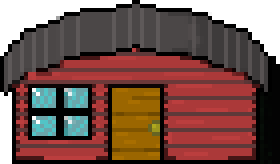
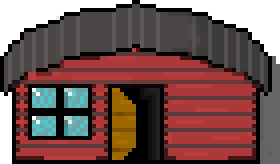
Before/after of a 280 × 164 layered artwork. What changed in the layer stack:
hid "Single Floor House" over [28, 12, 280, 164]
hid "Open 3" over [28, 12, 280, 164]
hid "Open 2" over [28, 12, 280, 164]
hid "Open 1" over [28, 12, 280, 164]
